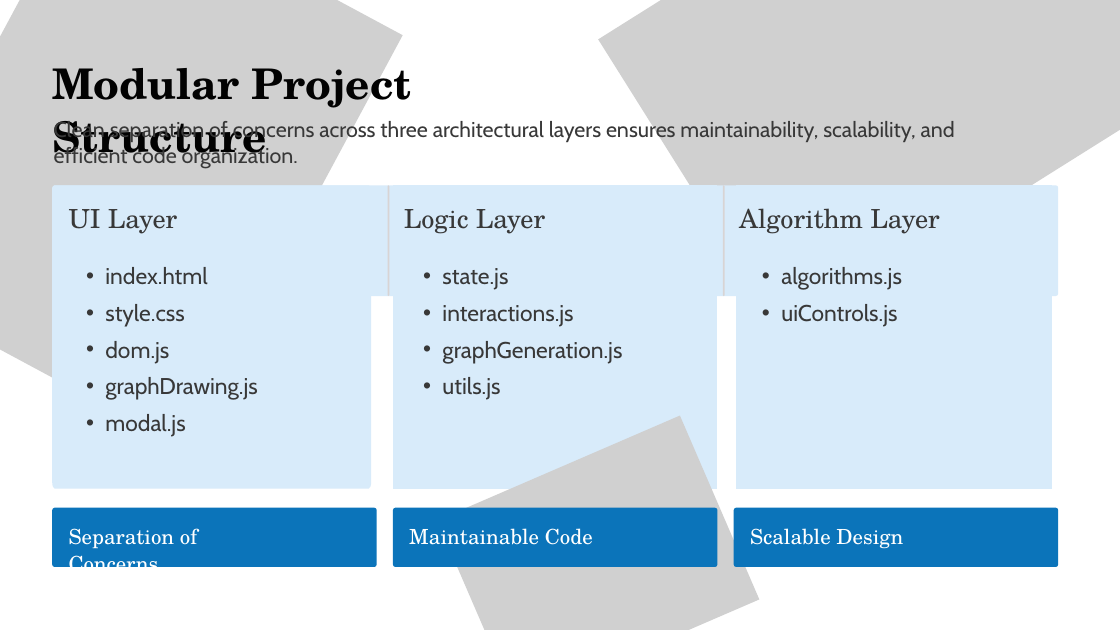
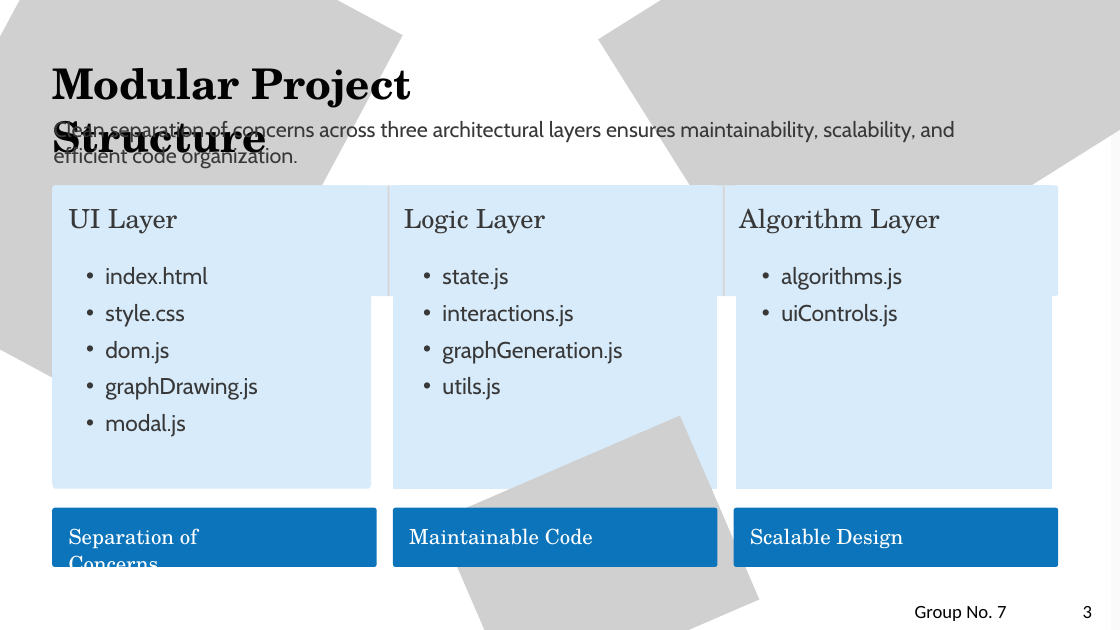
Before and after one commit to Yogi1107/FS_AAC_Project, a slide deck: slide 3 of MST-Visualizer.pptx.pptx. Drawn at 1120x630 pixels with LibreOffice and Linux fonts; fonts in the diff are those of the drawing; grey boxes stand for pictures. Boxes give left, top, right and bottom in pixels: in the first picture for what was removed or moved away, otherwise in the second. Text is boxed around its words. In the diff, an @@ line names an element or a change of style, - is before the commit and + after.

```diff
--- a/MST-Visualizer.pptx.pptx
+++ b/MST-Visualizer.pptx.pptx
@@ freeform shape: place and size @@
-freeform shape at [0,0,1120,630]
+freeform shape at [0,0,1110,630]
@@ text added at [915,606,1092,621], 24 pt, text #000000 @@
+Group No. 7 3
```
Also in this commit, not shown: 4 other slides changed, 3 other files.
